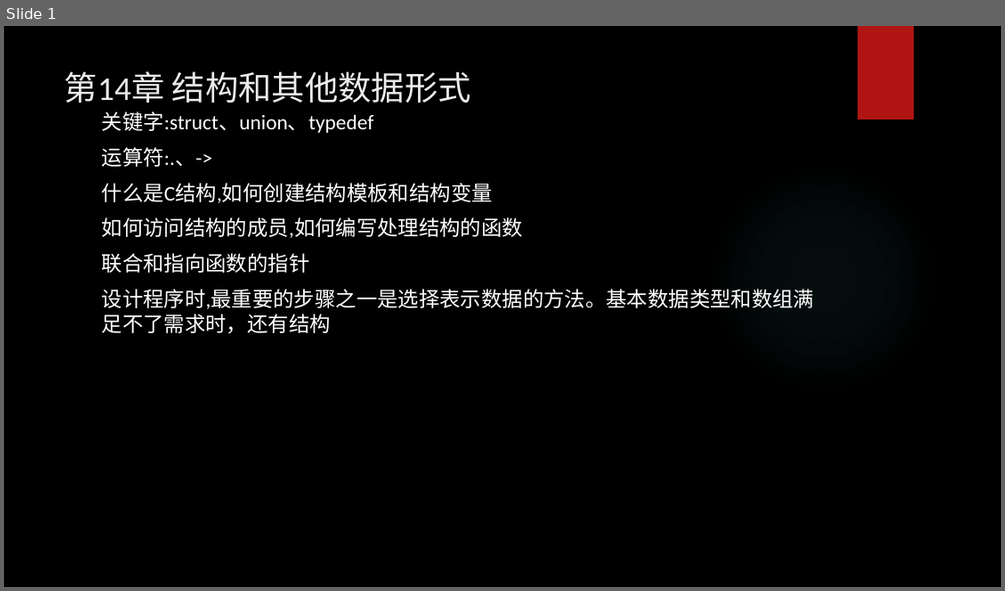
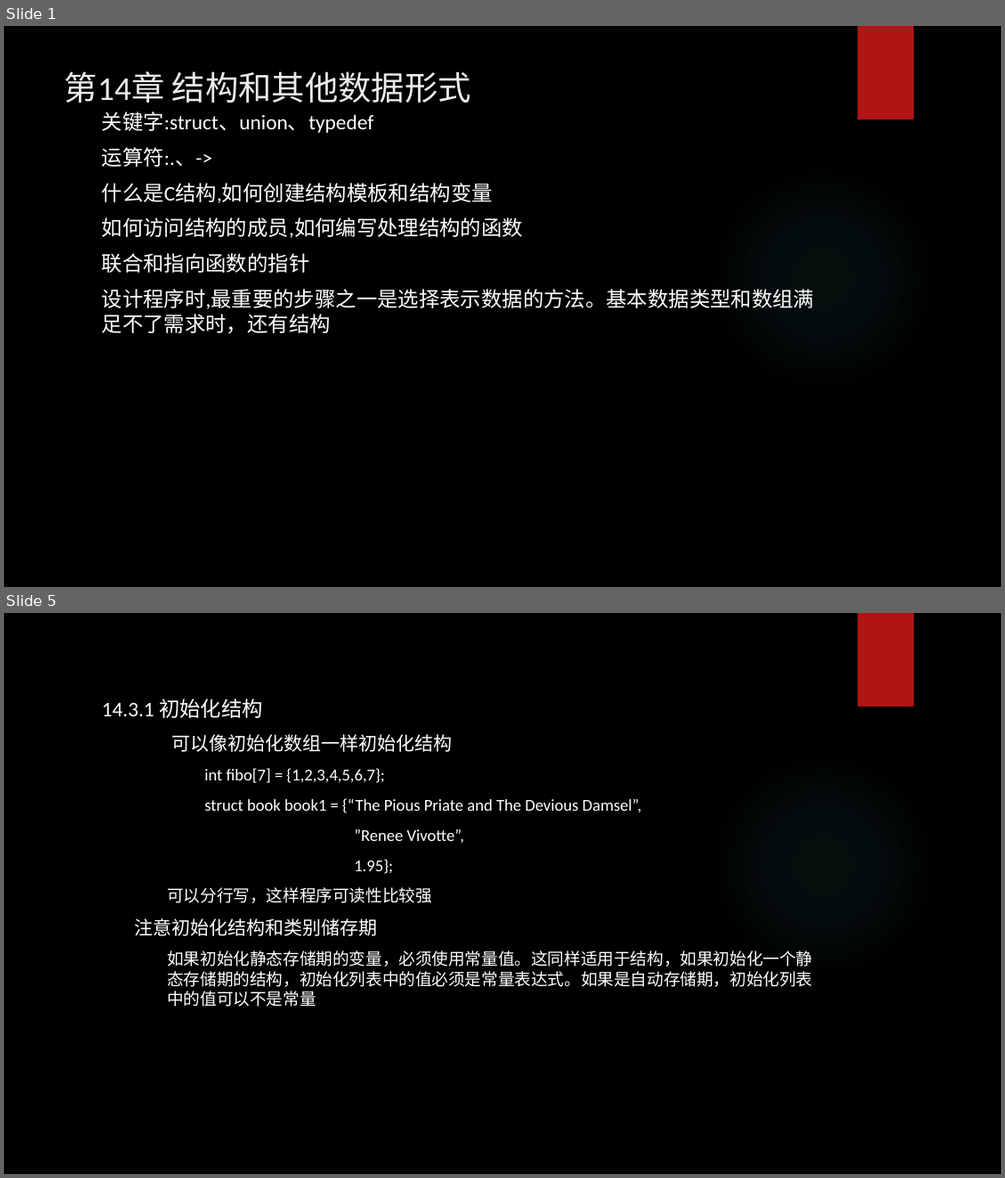
Before and after one commit to tsyin/c_ppt-code, a slide deck: PPT/14 结构和其他数据形式.pptx. Shown one above the other, each under a label of ours: slide 1 before the commit, slides 1 and 5 after it; the slides between them are not shown. The pictures are 1005x591 and 1005x1178 pixels, drawn with LibreOffice and Linux fonts; fonts in the diff are those of the drawing; background and template pictures are left out. Boxes give left, top, right and bottom in pixels: in the first picture for what was removed or moved away, otherwise in the second. Text is boxed around its words. In the diff, an @@ line names an element or a change of style, - is before the commit and + after.

```diff
--- a/PPT/14 结构和其他数据形式.pptx
+++ b/PPT/14 结构和其他数据形式.pptx
@@ slide 5 added at (4,613,1001,1174), background picture (left out); not listed: 2 template elements that a slide beside it also shows @@
@@ text added at (102,698,812,1006), 16 pt, text #FFFFFF @@
+14.3.1 初始化结构
+  可以像初始化数组一样初始化结构
+    int fibo[7] = {1,2,3,4,5,6,7};
+    struct book book1 = {“The Pious Priate and The Devious Damsel”,
+    ”Renee Vivotte”,
+    1.95};
+    可以分行写，这样程序可读性比较强
+  注意初始化结构和类别储存期
+    如果初始化静态存储期的变量，必须使用常量值。这同样适用于结构，如果初始化一个静态存储期的结构，初始化列表中的值必须是常量表达式。如果是自动存储期，初始化列表中的值可以不是常量
```
Also in this commit, not shown: 1 slide changed, 6 other slides added, 19 other files.
